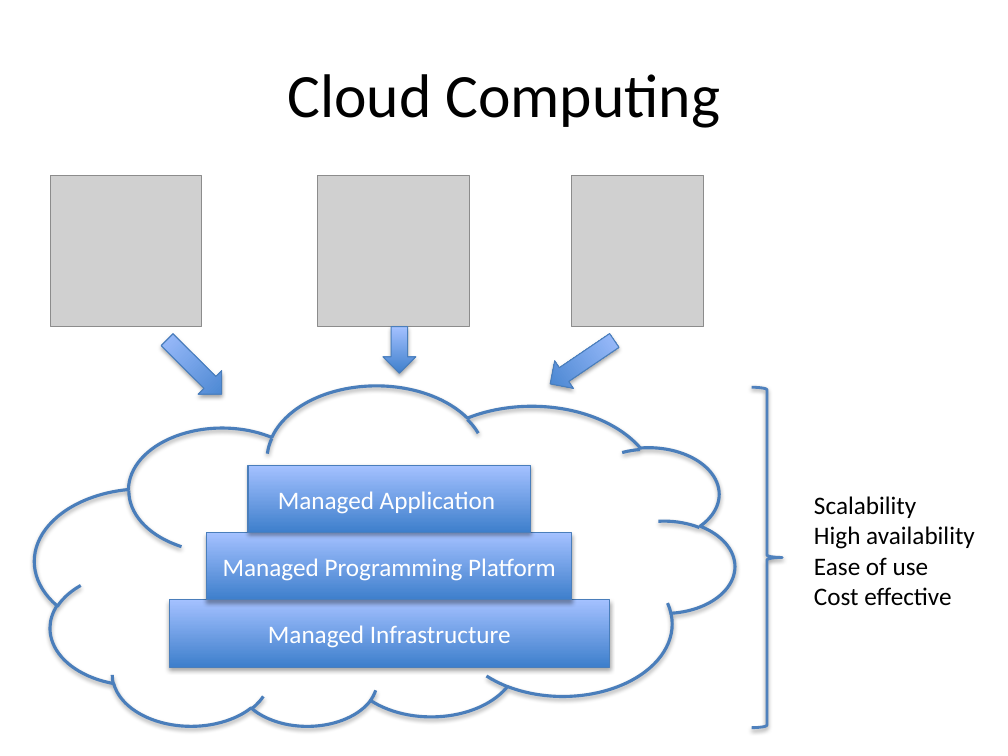
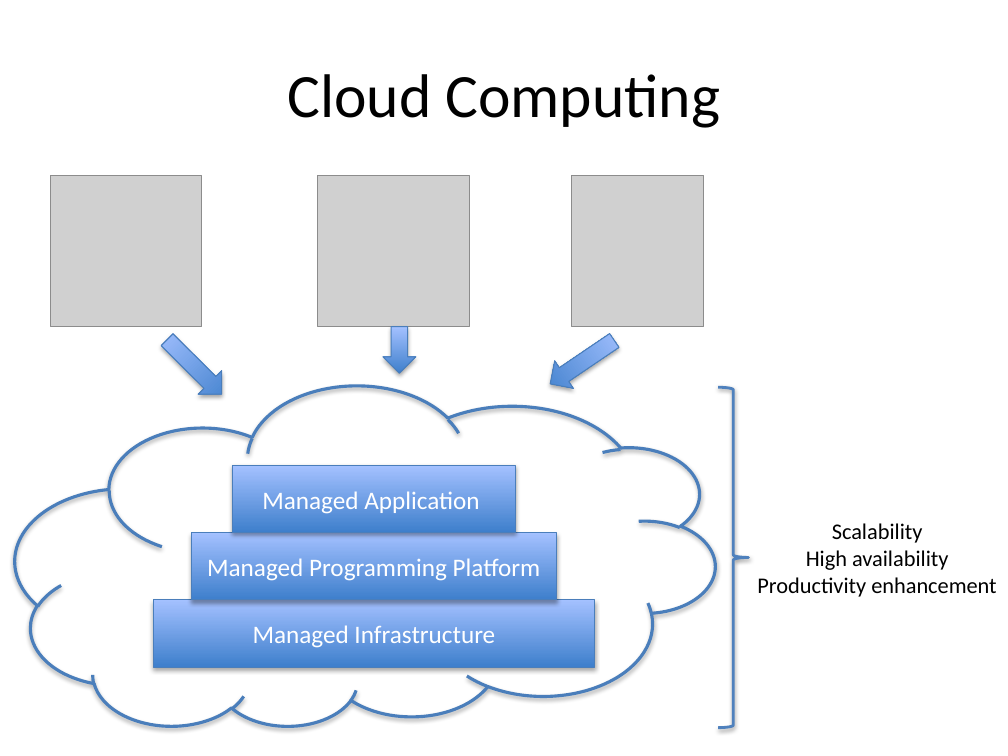
Before and after one commit to Dithn/eager-appscale, a slide deck: slide 7 of Eager/elk-experiment/appserver/system_design.pptx. Drawn at 1008x756 pixels with LibreOffice and Linux fonts; fonts in the diff are those of the drawing; grey boxes stand for pictures. Boxes give left, top, right and bottom in pixels: in the first picture for what was removed or moved away, otherwise in the second. Text is boxed around its words. In the diff, an @@ line names an element or a change of style, - is before the commit and + after.

```diff
--- a/Eager/elk-experiment/appserver/system_design.pptx
+++ b/Eager/elk-experiment/appserver/system_design.pptx
@@ cloud: place and size @@
-cloud at (34, 387, 734, 728)
+cloud at (15, 387, 715, 728)
@@ right brace: place and size @@
-right brace at (752, 387, 782, 728)
+right brace at (718, 387, 748, 728)
@@ text "Scalability": place and size @@
-text "Scalability" at (814, 496, 975, 606)
+text "Scalability" at (757, 523, 996, 597)
@@ text at (806, 523, 948, 570): size 18 to 16 pt in "Scalability", "High availability"; alignment left to centre @@
@@ text at (757, 577, 996, 597): text changed; size 18 to 16 pt @@
-Ease of use
-Cost effective
+Productivity enhancement
@@ 3 rectangles: place and size @@
-3 rectangles at (169, 466, 610, 667)
+3 rectangles at (153, 466, 594, 667)
```
Also in this commit, not shown: 7 other slides changed, 2 slides added, 1 slide removed.
